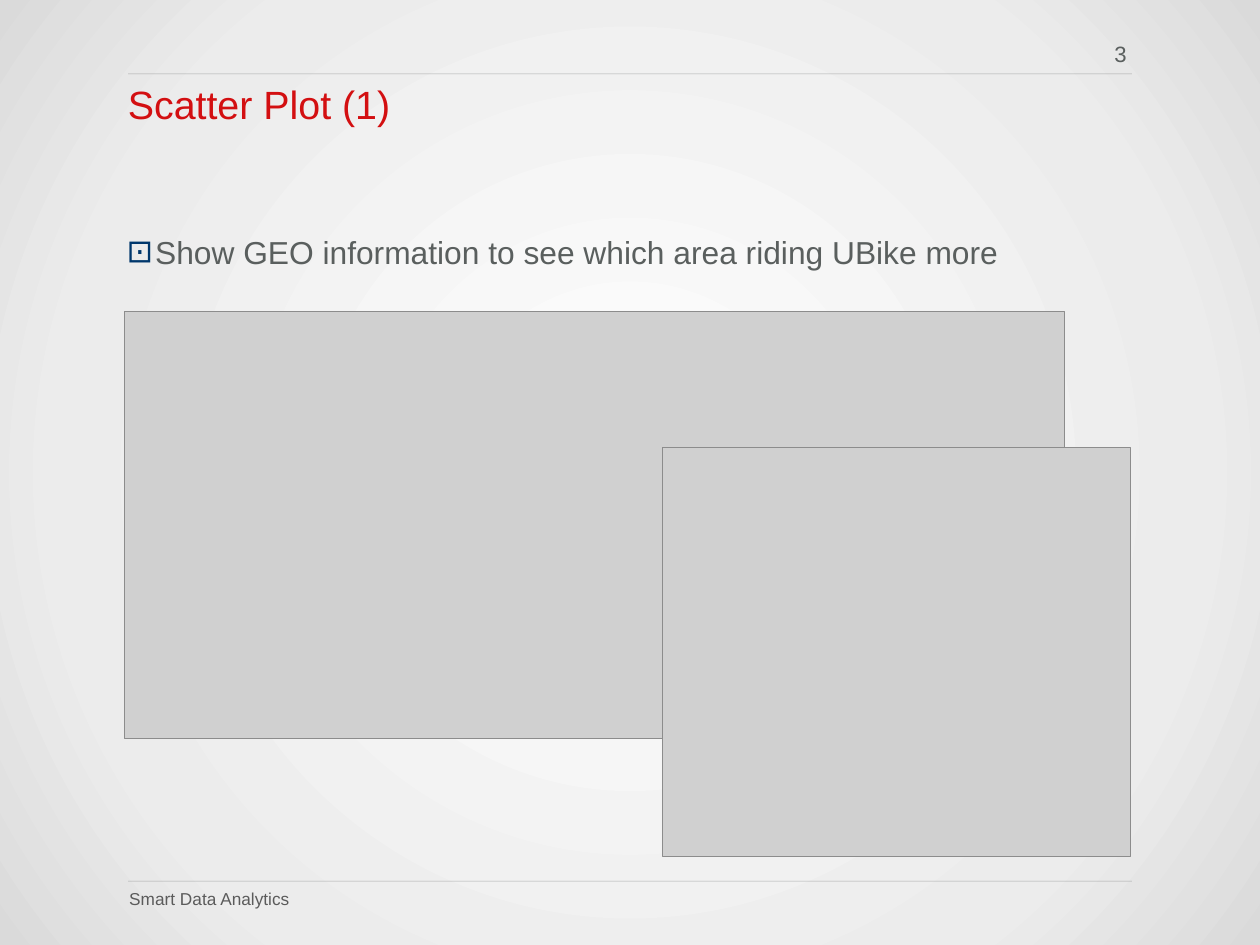
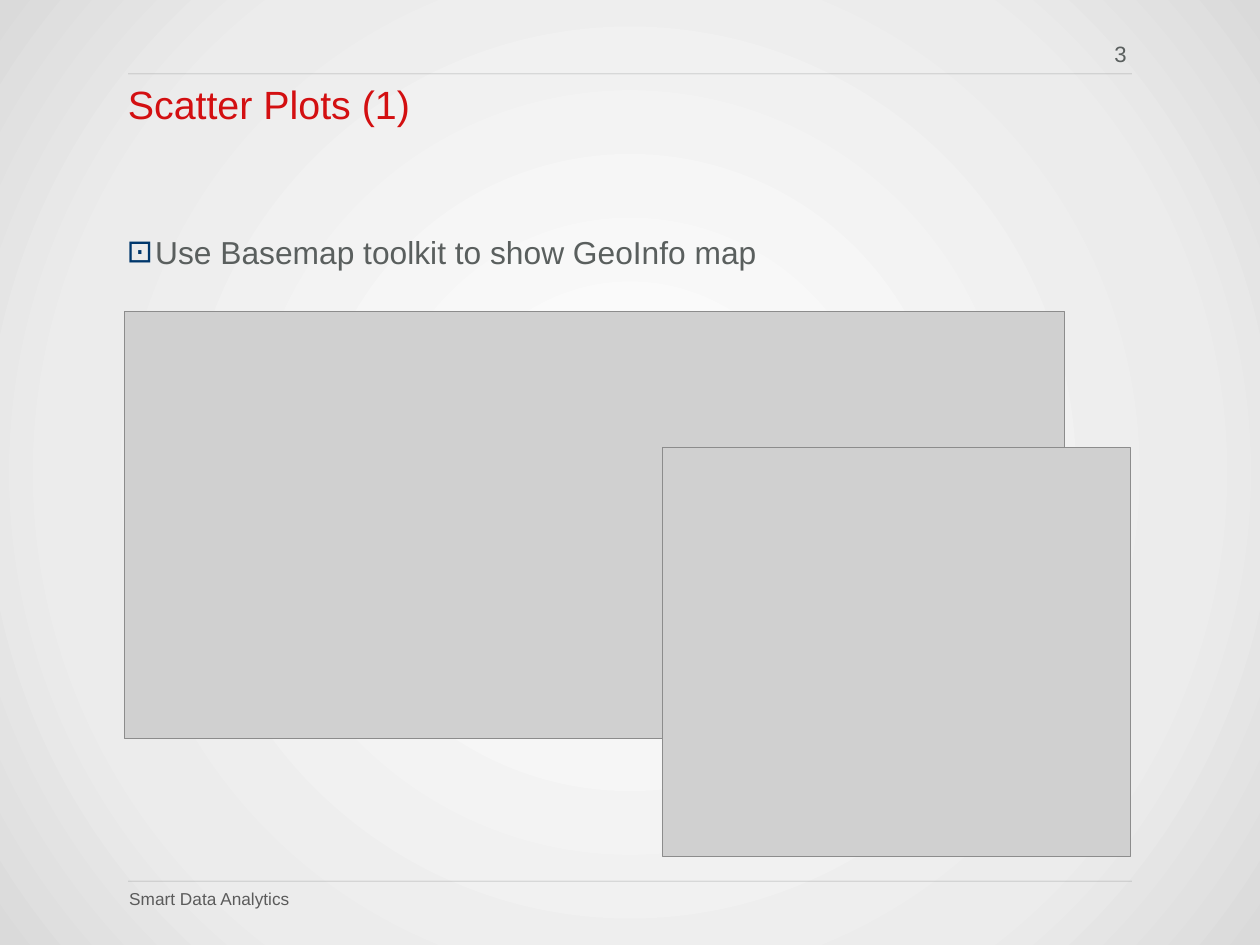
Before and after one commit to QuantLet/SDA_2020_NCTU, a slide deck: slide 3 of Susan/HW3_WebCrawling_UBike/2020 SDA I NCTU_0856706_HW3_Task1.pptx. Drawn at 1260x945 pixels with LibreOffice and Linux fonts; fonts in the diff are those of the drawing; grey boxes stand for pictures; background and template pictures are left out. Boxes give left, top, right and bottom in pixels: in the first picture for what was removed or moved away, otherwise in the second. Text is boxed around its words. In the diff, an @@ line names an element or a change of style, - is before the commit and + after.

```diff
--- a/Susan/HW3_WebCrawling_UBike/2020 SDA I NCTU_0856706_HW3_Task1.pptx
+++ b/Susan/HW3_WebCrawling_UBike/2020 SDA I NCTU_0856706_HW3_Task1.pptx
@@ title at bbox=[128, 90, 410, 127]: text changed @@
-Scatter Plot (1)
+Scatter Plots (1)
@@ text at bbox=[155, 241, 757, 269]: text changed @@
-⊡ Show GEO information to see which area riding UBike more
+⊡ Use Basemap toolkit to show GeoInfo map
```
Also in this commit, not shown: 3 other slides changed.
